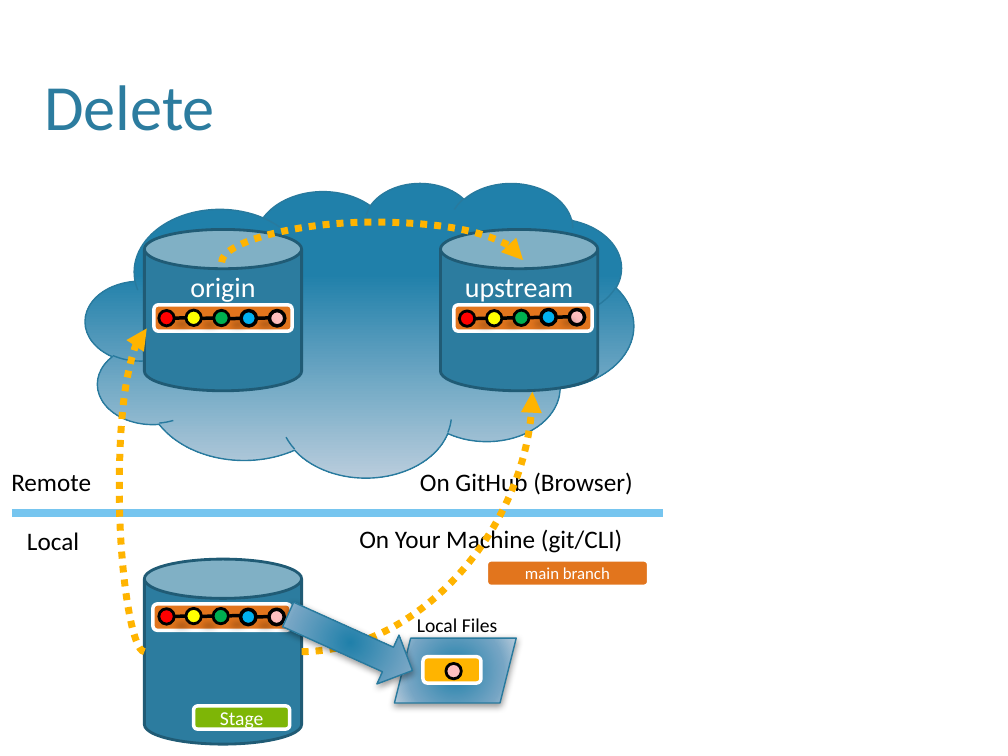
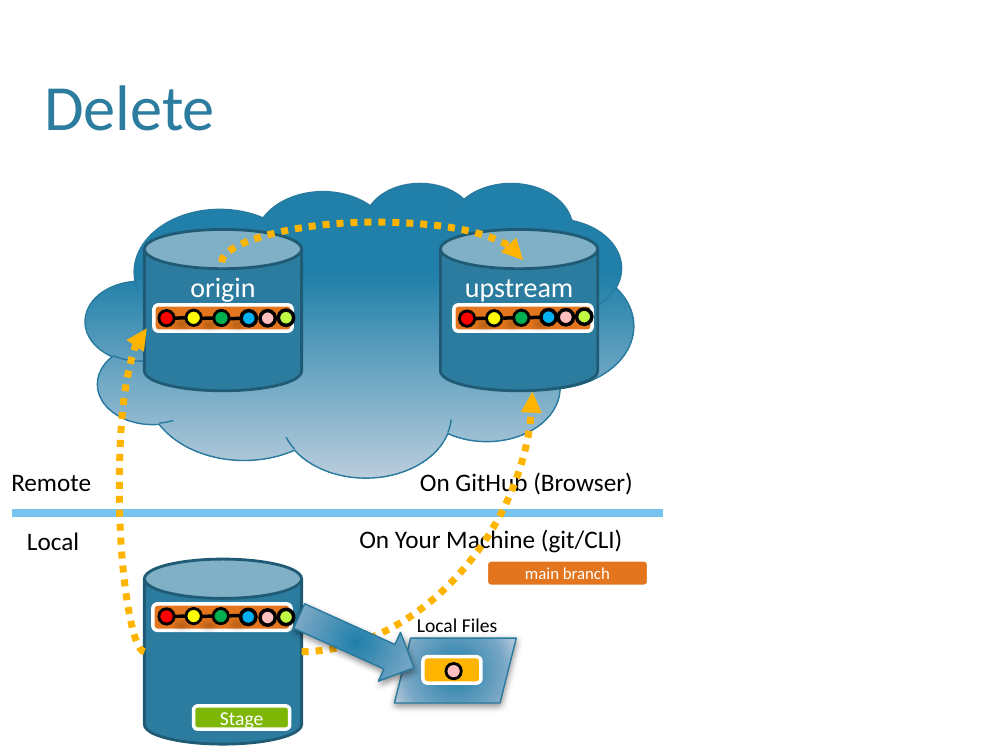
Before and after one commit to wpgoble/comp190, a slide deck: slide 32 of docs/materials/07-GitHub-OLD-copy.pptx (slide 29 before the commit). Drawn at 1008x756 pixels with LibreOffice and Linux fonts; fonts in the diff are those of the drawing; background and template pictures are left out. Boxes give left, top, right and bottom in pixels: in the first picture for what was removed or moved away, otherwise in the second. Text is boxed around its words. In the diff, an @@ line names an element or a change of style, - is before the commit and + after.

```diff
--- a/docs/materials/07-GitHub-OLD-copy.pptx
+++ b/docs/materials/07-GitHub-OLD-copy.pptx
@@ line removed from (258, 319) to (269, 318) @@
@@ ellipse added at <box>278,310,293,326</box>, fill #BFF944, outline #000000 2.5 pt @@
@@ line removed from (557, 318) to (569, 317) @@
@@ 3 ellipses: place and size @@
-3 ellipses at <box>269,309,585,624</box>
+3 ellipses at <box>260,309,574,625</box>
@@ ellipse added at <box>577,309,592,325</box>, fill #BFF944, outline #000000 2.5 pt @@
@@ right arrow: place and size @@
-right arrow at <box>277,590,423,695</box>
+right arrow at <box>288,591,425,692</box>
@@ line removed from (257, 617) to (269, 617) @@
@@ ellipse added at <box>278,609,293,624</box>, fill #BFF944, outline #000000 2.5 pt @@
```
Also in this commit, not shown: 3 other slides changed, 3 slides added, 2 other files.
